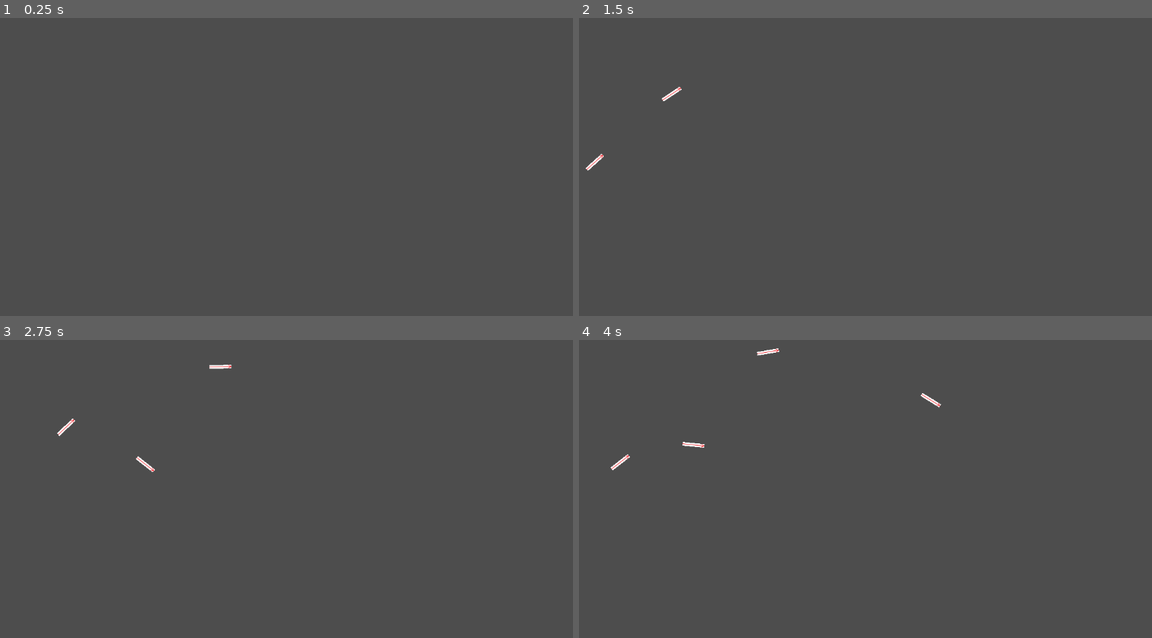
Above: before the commit, frames 1-4 (two rows, left to right).
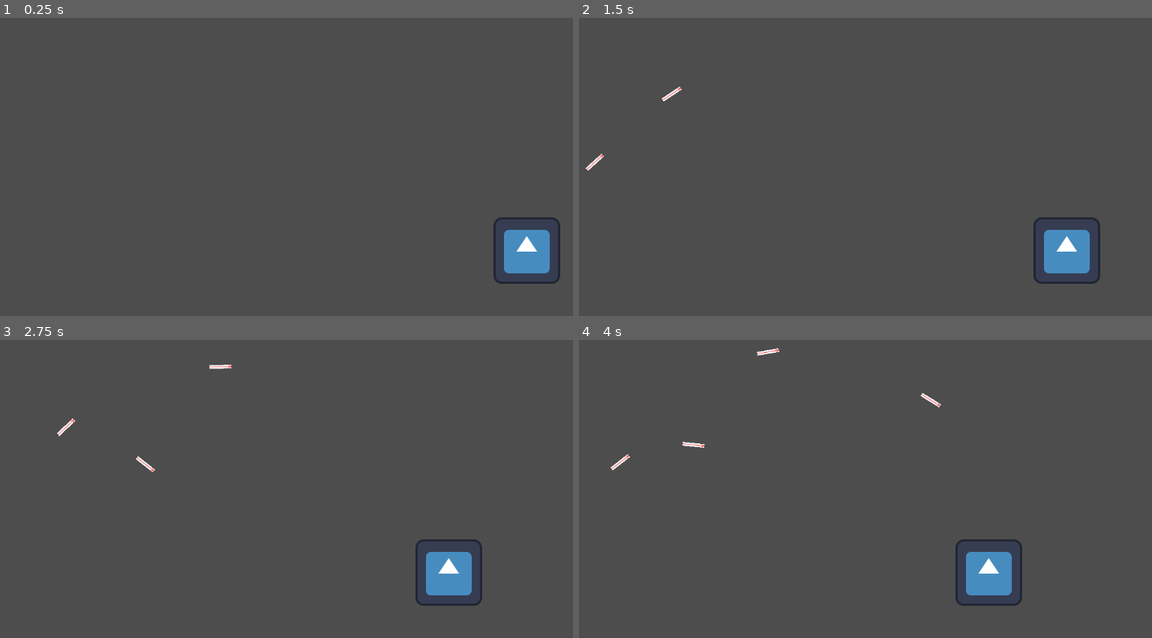
Above: after the commit, the same moments.

Repository: GeneralVimes/ArrowsGodot
Game: Godot game, scene res://main.tscn
Two runs of this game, one before a commit and one after it. Both use one fixed random seed, a clock stepped at 60 frames per second and the inputs below. The engine's default icon, where the game draws it, is replaced by a stand-in: a white triangle on a blue panel in a dark square.
Inputs (mouse positions are in pixels of both pictures, inside the frame that each line leads up to):
- Up to frame 1 (0.25 s): no input
- Up to frame 2 (1.5 s): move the mouse to (1003, 131) at 0.52 s; click (1003, 131) at 0.67 s; move the mouse to (750, 164) at 1.27 s; click (750, 164) at 1.42 s
- Up to frame 3 (2.75 s): move the mouse to (349, 396) at 2.02 s; click (349, 396) at 2.17 s
- Up to frame 4 (4 s): move the mouse to (836, 536) at 2.77 s; click (836, 536) at 2.92 s; move the mouse to (1048, 521) at 3.52 s; click (1048, 521) at 3.67 s

The runs differ from the first frame. In frame 1, 1.5% of the frame differs, in the area x 86-98%, y 66-90%; in frame 2, 1.5%; in frame 3, 1.5%; in frame 4, 1.5%.

Commit message:
arrows stick into enemy

Diff:
--- a/Arrow.gd
+++ b/Arrow.gd
@@ -12,12 +12,12 @@
 var m = 100#величина максимального перевищення
 var a = -m/(k*k-k);#коефиіиєнт квадратного тричлена delta_y = a*t*t-a*t
 
+var is_stuck=false
 # Called when the node enters the scene tree for the first time.
 func _ready():
 	#launch(700, 300);
 
 	pass # Replace with function body.
-
 
 func launch(xt, yt):#Запускаємо стрілу з початкової позиції у деяку точку xt, yt
 	x0 = self.position.x;
@@ -34,6 +34,8 @@
 
 # Called every frame. 'delta' is the elapsed time since the previous frame.
 func _process(delta):
+	if is_stuck:
+		return
 	#delta - це скільки часу пройшло в секундах
 	spent_time+=delta;
 	var t = spent_time/fly_time;
@@ -52,3 +54,19 @@
 
 
 	pass
+
+
+func stick_to_object(ob):
+	print("stick_to_object")
+	if not is_stuck:
+		is_stuck=true;
+		var dx = self.position.x-ob.position.x;
+		var dy = self.position.y-ob.position.y;
+		var dr = self.rotation-ob.rotation;
+
+		self.get_parent().remove_child(self)
+		ob.add_child(self);
+
+		self.position.x = dx;
+		self.position.y = dy;
+		self.rotation = dr;
--- a/arrow.tscn
+++ b/arrow.tscn
@@ -1,7 +1,10 @@
-[gd_scene load_steps=3 format=3 uid="uid://or5khoa5nfxt"]
+[gd_scene load_steps=4 format=3 uid="uid://or5khoa5nfxt"]
 
 [ext_resource type="Script" path="res://Arrow.gd" id="1_e6yml"]
 [ext_resource type="Texture2D" uid="uid://b2kidk6wqpsem" path="res://arrow.png" id="2_r4u7r"]
+
+[sub_resource type="CircleShape2D" id="CircleShape2D_y8ukg"]
+radius = 3.0
 
 [node name="Arrow" type="Node2D"]
 script = ExtResource("1_e6yml")
@@ -9,3 +12,9 @@
 [node name="Arrow" type="Sprite2D" parent="."]
 position = Vector2(0, 21)
 texture = ExtResource("2_r4u7r")
+
+[node name="arrow_tip" type="Area2D" parent="."]
+
+[node name="CollisionShape2D" type="CollisionShape2D" parent="arrow_tip"]
+position = Vector2(0, 2)
+shape = SubResource("CircleShape2D_y8ukg")
--- /dev/null
+++ b/enemy.gd
@@ -0,0 +1,20 @@
+extends Node2D
+
+
+# Called when the node enters the scene tree for the first time.
+func _ready():
+	pass # Replace with function body.
+
+
+# Called every frame. 'delta' is the elapsed time since the previous frame.
+func _process(delta):
+	self.position.x-=1;
+	pass
+
+
+func _on_area_2d_area_entered(area):
+	print("area entered", area, area.name)
+	if area.name=="arrow_tip":
+		var arr=area.get_parent()
+		arr.stick_to_object(self)
+	pass # Replace with function body.
--- /dev/null
+++ b/enemy.tscn
@@ -0,0 +1,20 @@
+[gd_scene load_steps=4 format=3 uid="uid://cpb55qk4bpp1r"]
+
+[ext_resource type="Texture2D" uid="uid://bum1c8ijl6tu7" path="res://icon.svg" id="1_42skt"]
+[ext_resource type="Script" path="res://enemy.gd" id="1_ukoag"]
+
+[sub_resource type="RectangleShape2D" id="RectangleShape2D_16cn2"]
+size = Vector2(128, 130)
+
+[node name="Enemy" type="Node2D"]
+script = ExtResource("1_ukoag")
+
+[node name="Icon" type="Sprite2D" parent="."]
+texture = ExtResource("1_42skt")
+
+[node name="Area2D" type="Area2D" parent="."]
+
+[node name="CollisionShape2D" type="CollisionShape2D" parent="Area2D"]
+shape = SubResource("RectangleShape2D_16cn2")
+
+[connection signal="area_entered" from="Area2D" to="." method="_on_area_2d_area_entered"]
--- a/main.tscn
+++ b/main.tscn
@@ -1,6 +1,10 @@
-[gd_scene load_steps=2 format=3 uid="uid://pjst7rla5mj1"]
+[gd_scene load_steps=3 format=3 uid="uid://pjst7rla5mj1"]
 
 [ext_resource type="Script" path="res://main.gd" id="1_1ag51"]
+[ext_resource type="PackedScene" uid="uid://cpb55qk4bpp1r" path="res://enemy.tscn" id="2_57e6f"]
 
 [node name="Node2D" type="Node2D"]
 script = ExtResource("1_1ag51")
+
+[node name="Enemy" parent="." instance=ExtResource("2_57e6f")]
+position = Vector2(1045, 522)
